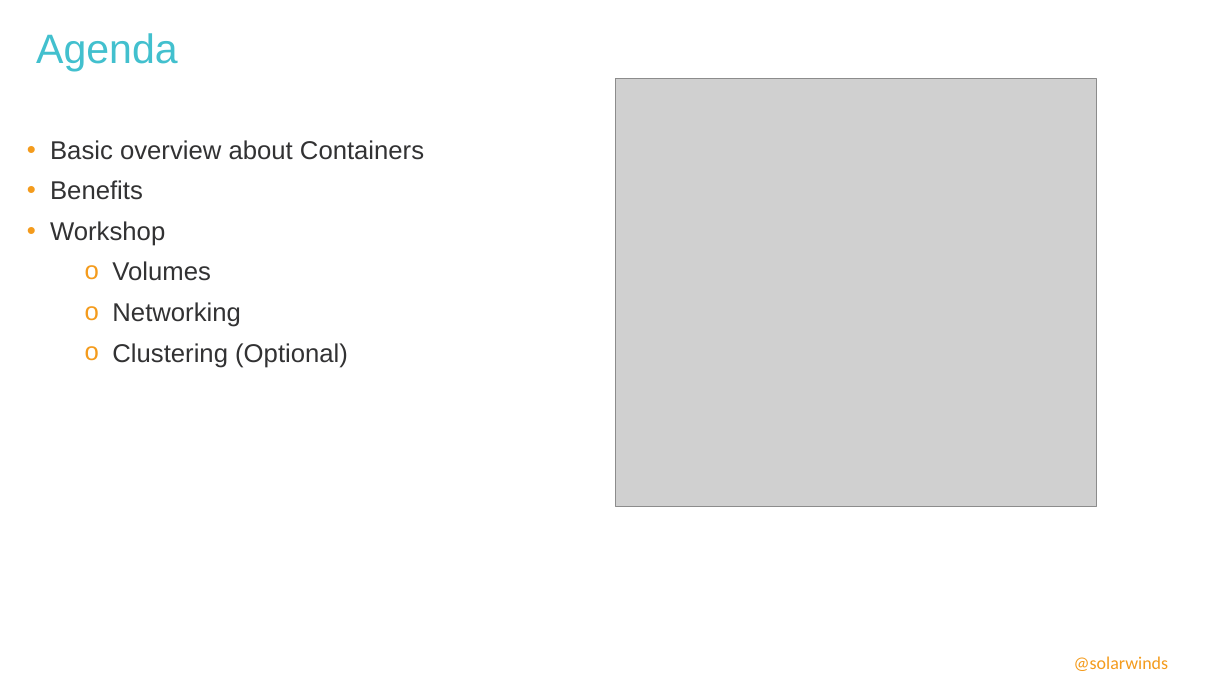
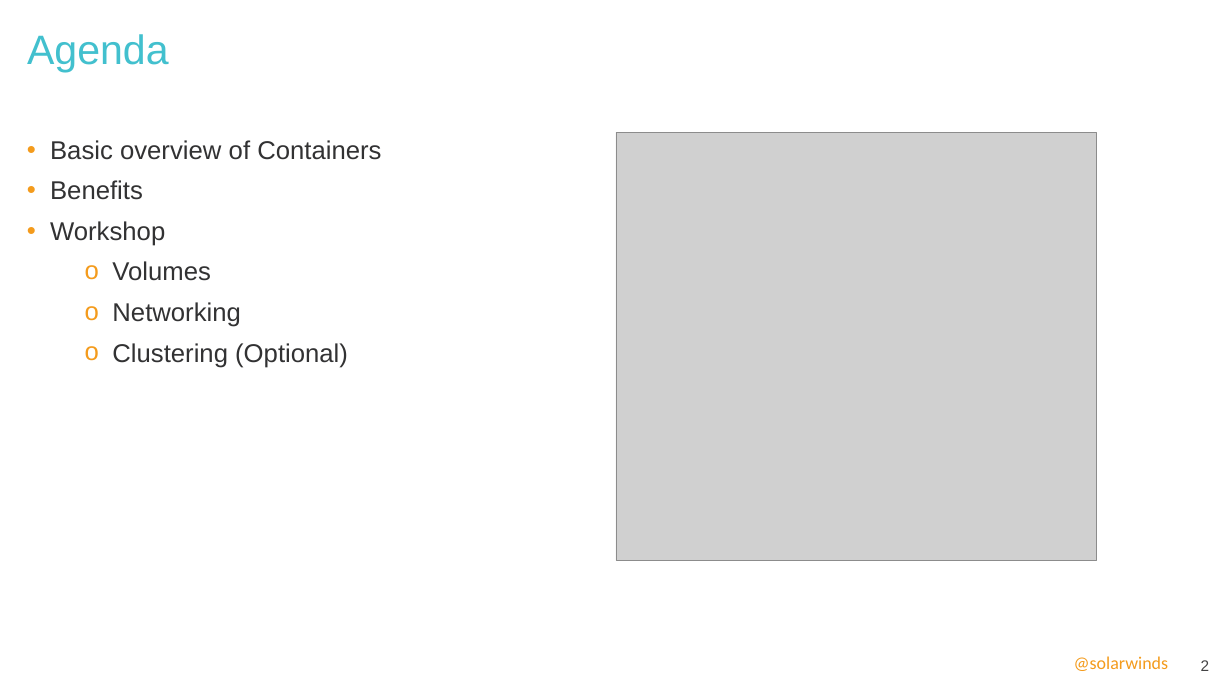
Before and after one commit to ivoklimsa/DockerVSB, a slide deck: slide 2 of ppt/DockerWorkshopVSB.pptx. Drawn at 1232x693 pixels with LibreOffice and Linux fonts; fonts in the diff are those of the drawing; grey boxes stand for pictures; background and template pictures are left out. Boxes give left, top, right and bottom in pixels: in the first picture for what was removed or moved away, otherwise in the second. Text is boxed around its words. In the diff, an @@ line names an element or a change of style, - is before the commit and + after.

```diff
--- a/ppt/DockerWorkshopVSB.pptx
+++ b/ppt/DockerWorkshopVSB.pptx
@@ title "Agenda" moved from (x1=36, y1=33, x2=178, y2=71) to (x1=27, y1=34, x2=169, y2=72) @@
@@ text at (x1=50, y1=140, x2=381, y2=160): text changed @@
-• Basic overview about Containers
+• Basic overview of Containers
@@ picture moved from (x1=616, y1=79, x2=1097, y2=507) to (x1=616, y1=132, x2=1097, y2=561) @@
@@ page number added at (x1=1201, y1=660, x2=1210, y2=671), 12 pt, text #434344 @@
+2
```
Also in this commit, not shown: 14 other slides changed.
